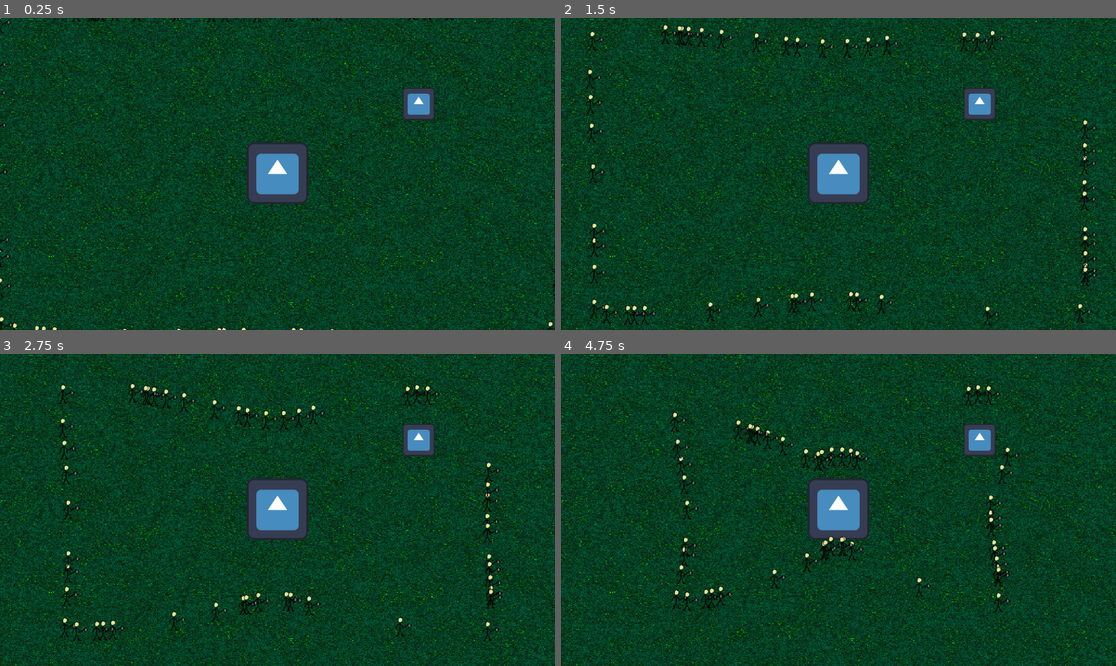
Above: before the commit, frames 1-4 (two rows, left to right).
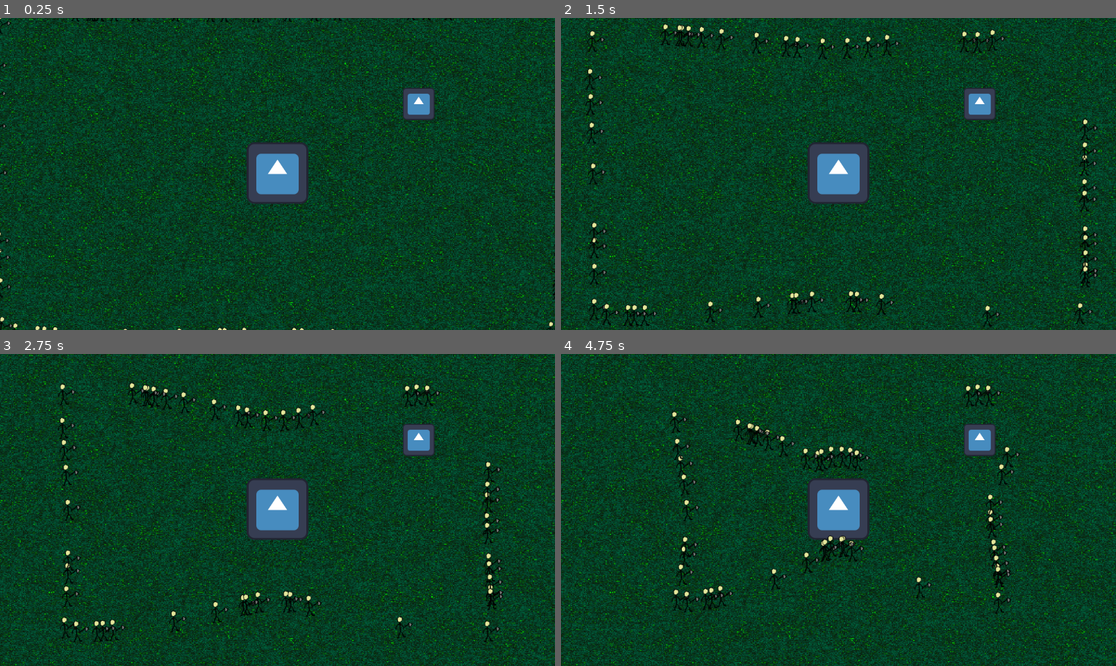
Above: after the commit, the same moments.

Repository: Igorrreha/ldjam-summoning
Game: Godot game, scene res://main.tscn
Two runs of this game, one before a commit and one after it. Both use one fixed random seed, a clock stepped at 60 frames per second and the inputs below. The engine's default icon, where the game draws it, is replaced by a stand-in: a white triangle on a blue panel in a dark square.
Inputs:
- Up to frame 1 (0.25 s): no input
- Up to frame 2 (1.5 s): no input
- Up to frame 3 (2.75 s): no input
- Up to frame 4 (4.75 s): no input

The runs differ from the first frame. In frame 1, 0.3% of the frame differs, in the area x 0-100%, y 0-100%; in frame 2, 1.1%; in frame 3, 1.4%, in the area x 10-91%, y 9-93%; in frame 4, 1.4%.

Commit message:
Human walk animation

Diff:
--- a/modules/enemies/prefabs/human.tscn
+++ b/modules/enemies/prefabs/human.tscn
@@ -1,7 +1,87 @@
-[gd_scene load_steps=6 format=3 uid="uid://bcq8bgxrc4d5g"]
+[gd_scene load_steps=9 format=3 uid="uid://bcq8bgxrc4d5g"]
 
 [ext_resource type="Texture2D" uid="uid://dk5q2prkfm8bt" path="res://modules/enemies/art/человек.png" id="1_psrqc"]
 [ext_resource type="Script" path="res://modules/enemies/scripts/human_controller.gd" id="2_chmqu"]
+
+[sub_resource type="Animation" id="Animation_ufcsp"]
+length = 0.001
+tracks/0/type = "bezier"
+tracks/0/imported = false
+tracks/0/enabled = true
+tracks/0/path = NodePath("Icon:rotation")
+tracks/0/interp = 1
+tracks/0/loop_wrap = true
+tracks/0/keys = {
+"handle_modes": PackedInt32Array(0),
+"points": PackedFloat32Array(0, -0.25, 0, 0.25, 0),
+"times": PackedFloat32Array(0)
+}
+tracks/1/type = "bezier"
+tracks/1/imported = false
+tracks/1/enabled = true
+tracks/1/path = NodePath("Icon:scale:x")
+tracks/1/interp = 1
+tracks/1/loop_wrap = true
+tracks/1/keys = {
+"handle_modes": PackedInt32Array(0),
+"points": PackedFloat32Array(1, -0.25, 0, 0.25, 0),
+"times": PackedFloat32Array(0)
+}
+tracks/2/type = "bezier"
+tracks/2/imported = false
+tracks/2/enabled = true
+tracks/2/path = NodePath("Icon:scale:y")
+tracks/2/interp = 1
+tracks/2/loop_wrap = true
+tracks/2/keys = {
+"handle_modes": PackedInt32Array(0),
+"points": PackedFloat32Array(1, -0.25, 0, 0.25, 0),
+"times": PackedFloat32Array(0)
+}
+
+[sub_resource type="Animation" id="Animation_trqbf"]
+resource_name = "walk"
+length = 0.2
+loop_mode = 2
+tracks/0/type = "bezier"
+tracks/0/imported = false
+tracks/0/enabled = true
+tracks/0/path = NodePath("Icon:rotation")
+tracks/0/interp = 1
+tracks/0/loop_wrap = true
+tracks/0/keys = {
+"handle_modes": PackedInt32Array(0, 0),
+"points": PackedFloat32Array(-0.1, -0.25, 0, 0.2, 0.000302814, 0.1, -0.2, -0.00235443, 0.25, 0),
+"times": PackedFloat32Array(0, 0.2)
+}
+tracks/1/type = "bezier"
+tracks/1/imported = false
+tracks/1/enabled = true
+tracks/1/path = NodePath("Icon:scale:x")
+tracks/1/interp = 1
+tracks/1/loop_wrap = true
+tracks/1/keys = {
+"handle_modes": PackedInt32Array(0, 0, 0),
+"points": PackedFloat32Array(1, -0.25, 0, 0.25, 0, 1.1, -0.25, 0, 0.25, 0, 1, -0.25, 0, 0.25, 0),
+"times": PackedFloat32Array(0, 0.1, 0.2)
+}
+tracks/2/type = "bezier"
+tracks/2/imported = false
+tracks/2/enabled = true
+tracks/2/path = NodePath("Icon:scale:y")
+tracks/2/interp = 1
+tracks/2/loop_wrap = true
+tracks/2/keys = {
+"handle_modes": PackedInt32Array(0, 0, 0),
+"points": PackedFloat32Array(1, -0.25, 0, 0.25, 0, 1.1, -0.25, 0, 0.25, 0, 1, -0.25, 0, 0.25, 0),
+"times": PackedFloat32Array(0, 0.1, 0.2)
+}
+
+[sub_resource type="AnimationLibrary" id="AnimationLibrary_ie52g"]
+_data = {
+"RESET": SubResource("Animation_ufcsp"),
+"walk": SubResource("Animation_trqbf")
+}
 
 [sub_resource type="CircleShape2D" id="CircleShape2D_53o53"]
 
@@ -18,6 +98,12 @@
 
 [node name="Icon" type="Sprite2D" parent="."]
 texture = ExtResource("1_psrqc")
+
+[node name="AnimationPlayer" type="AnimationPlayer" parent="."]
+libraries = {
+"": SubResource("AnimationLibrary_ie52g")
+}
+autoplay = "walk"
 
 [node name="BodyCollider" type="CollisionShape2D" parent="."]
 position = Vector2(0, 20)
